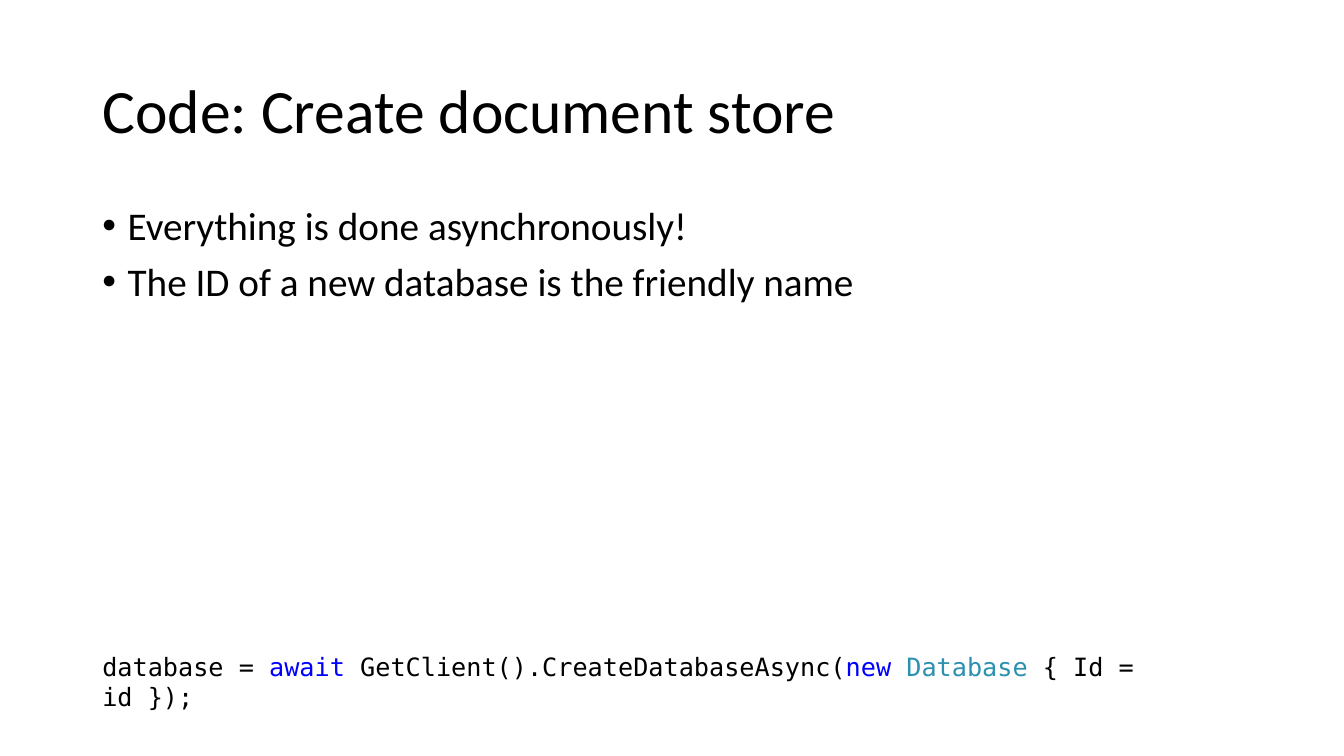
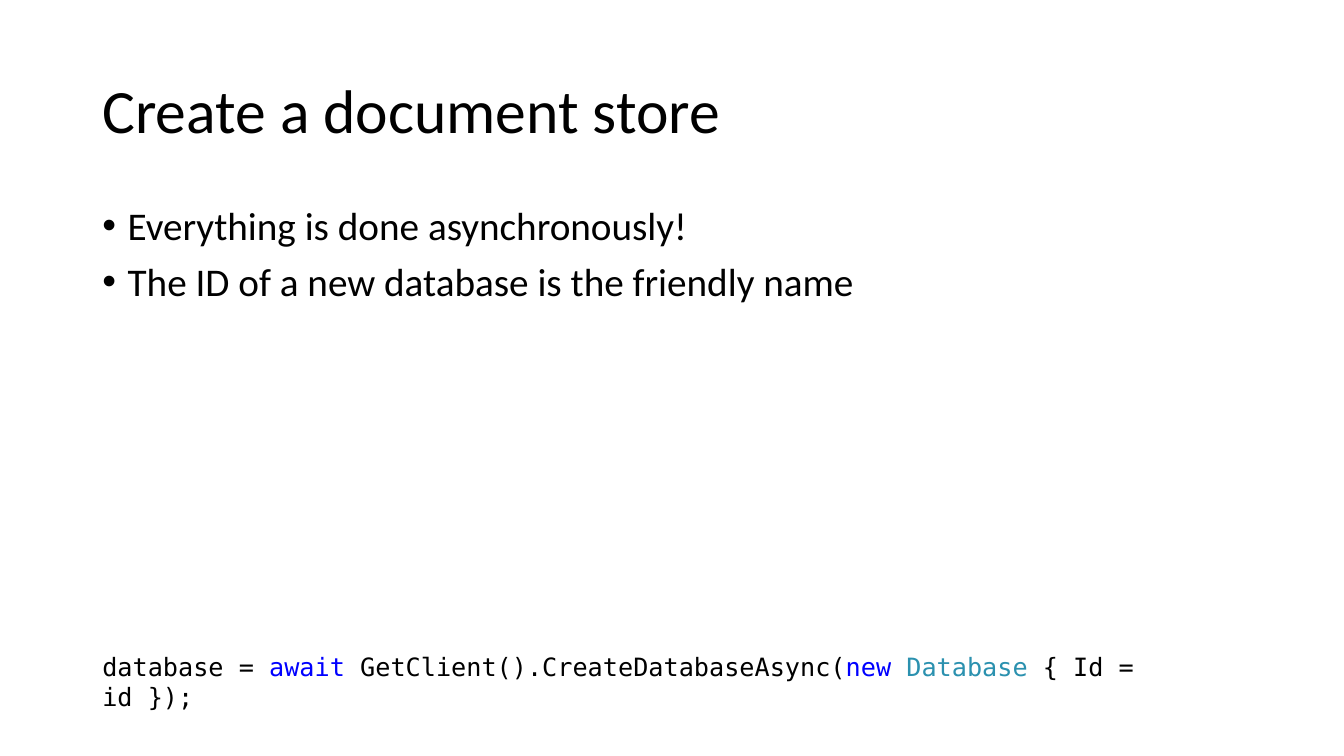
Before and after one commit to asiemer/AzureJeeps, a slide deck: slide 29 of docs/presentation.pptx (slide 28 before the commit). Drawn at 1344x756 pixels with LibreOffice and Linux fonts; fonts in the diff are those of the drawing. Boxes give left, top, right and bottom in pixels: in the first picture for what was removed or moved away, otherwise in the second. Text is boxed around its words. In the diff, an @@ line names an element or a change of style, - is before the commit and + after.

```diff
--- a/docs/presentation.pptx
+++ b/docs/presentation.pptx
@@ title at (102,90,720,134): text changed @@
-Code: Create document store
+Create a document store
```
Also in this commit, not shown: 3 other slides changed, 28 slides added, 4 other files.
